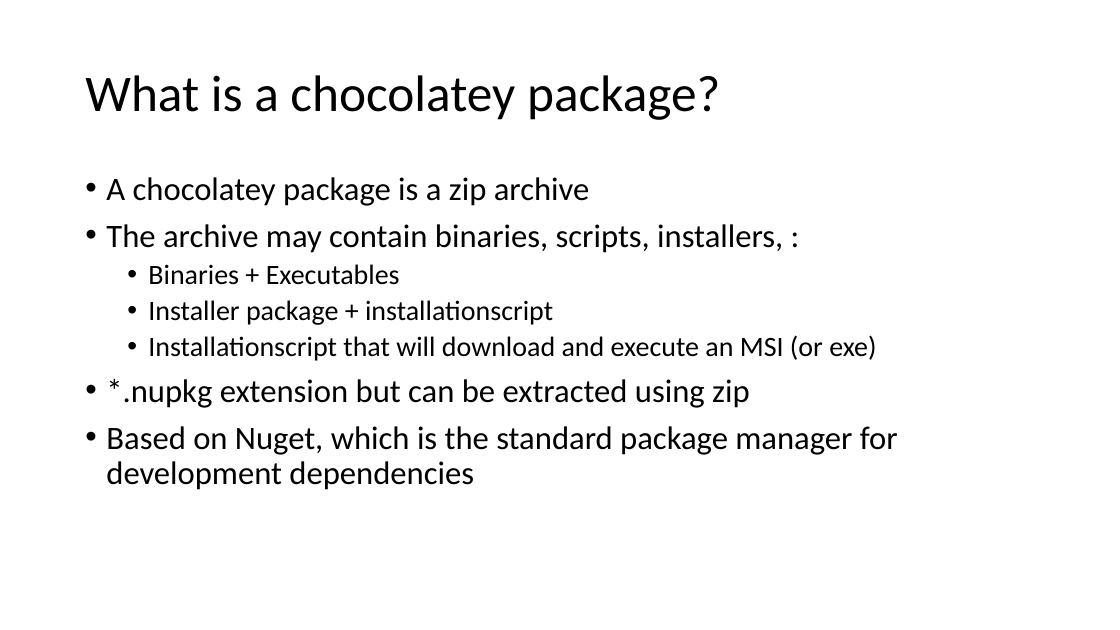
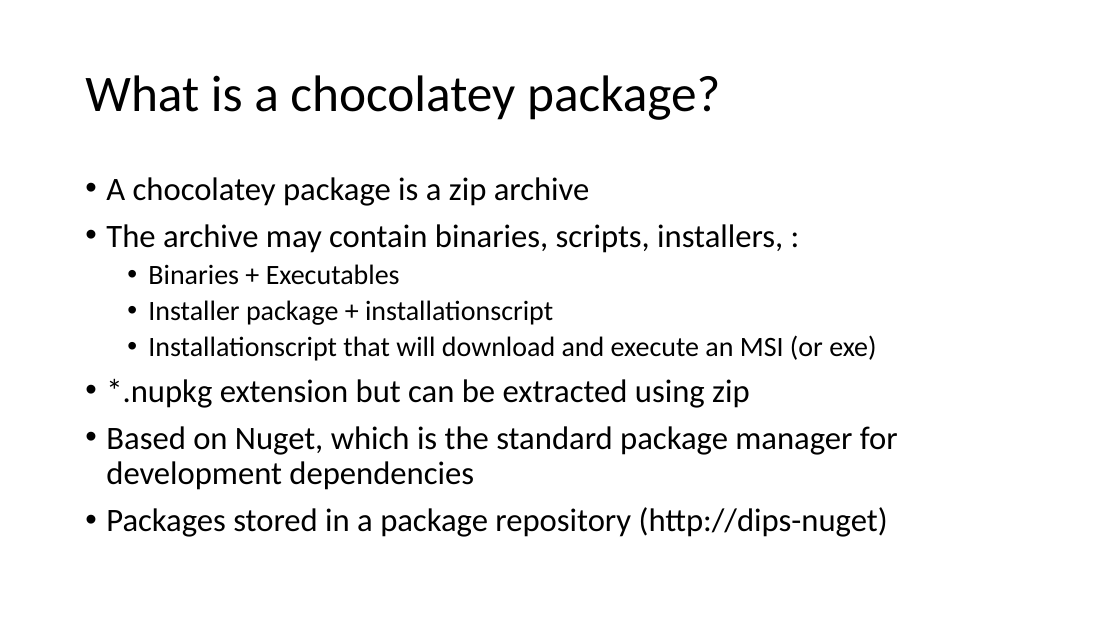
Before and after one commit to DIPSAS/InstallationTech, a slide deck: slide 12 of docs/InstallationCourse.pptx. Drawn at 1120x630 pixels with LibreOffice and Linux fonts; fonts in the diff are those of the drawing. Boxes give left, top, right and bottom in pixels: in the first picture for what was removed or moved away, otherwise in the second. Text is boxed around its words. In the diff, an @@ line names an element or a change of style, - is before the commit and + after.

```diff
--- a/docs/InstallationCourse.pptx
+++ b/docs/InstallationCourse.pptx
@@ text at bbox=[106, 507, 888, 537]: paragraph added @@
+• Packages stored in a package repository (http://dips-nuget)
```
Also in this commit, not shown: 6 other slides changed, 2 slides added.
